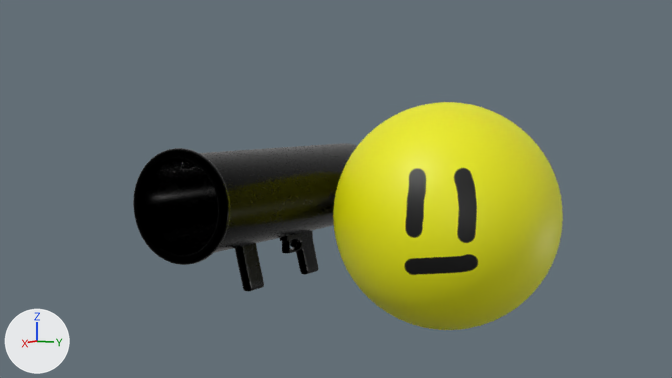
A saved change to the Blender file godot/player/player.blend.
Camera for both pictures: the file's camera 'Camera'. The axes (+X, +Y, +Z) are drawn at lower left. The lights are the same throughout.
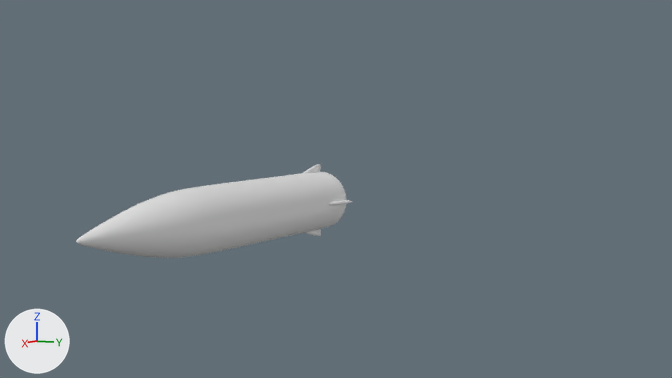
The newer file is also turned or shifted as a whole; pictures and numbers use the older file's frame.

Changed parts and their boxes (x1, y1, x2, y2) in the pictures (672 x 378 px):
'Sphere', hidden (yellow): before (333, 102, 563, 330)
'Cylinder', reshaped: before (133, 143, 358, 291); after (76, 164, 352, 258)

What changed in the scene script:
```text
Add me_cylinder_001:
    me_cylinder_001.from_pydata(...)  # 337 vertices, 305 faces; spans x -0.09..0.29, y -0.36..0.02, z -0.77..1.06
    me_cylinder_001.polygons.foreach_set('use_smooth', [True] * 305)
Change ob_sphere:
    add ob_sphere.hide_set(True)
Change ob_cylinder:
    ob_cylinder: bpy.data.objects.new('Cylinder', me_cylinder) -> bpy.data.objects.new('Cylinder', me_cylinder_001)
```
